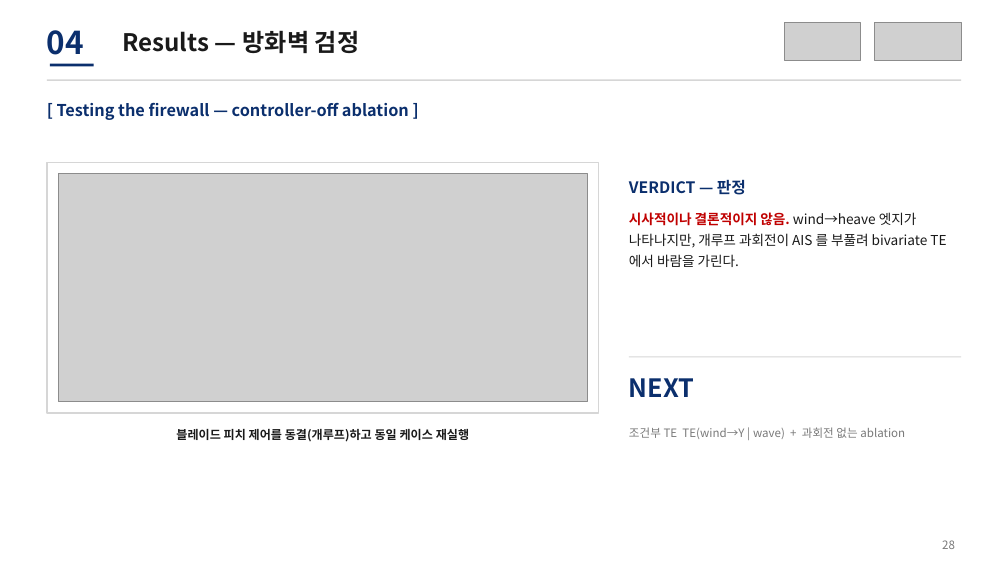
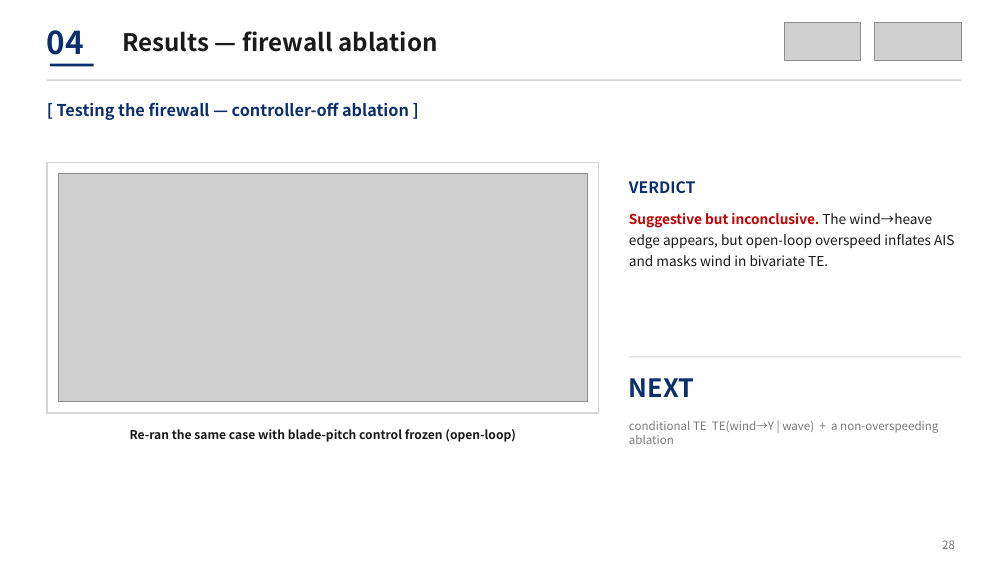
Before and after one commit to sinahdme/fowt-te-causal, a slide deck: slide 28 of reports/te-conference-talk-lab.pptx. Drawn at 1008x567 pixels with LibreOffice and Linux fonts; fonts in the diff are those of the drawing; grey boxes stand for pictures. Boxes give left, top, right and bottom in pixels: in the first picture for what was removed or moved away, otherwise in the second. Text is boxed around its words. In the diff, an @@ line names an element or a change of style, - is before the commit and + after.

```diff
--- a/reports/te-conference-talk-lab.pptx
+++ b/reports/te-conference-talk-lab.pptx
@@ text at [122, 31, 437, 52]: text changed @@
-Results — 방화벽 검정
+Results — firewall ablation
@@ text at [629, 181, 696, 194]: text changed @@
-VERDICT — 판정
+VERDICT
@@ text at [629, 213, 954, 266]: text changed @@
-시사적이나 결론적이지 않음. wind→heave 엣지가 나타나지만, 개루프 과회전이 AIS 를 부풀려 bivariate TE 에서 바람을 가린다.
+Suggestive but inconclusive. The wind→heave edge appears, but open-loop overspeed inflates AIS and masks wind in bivariate TE.
@@ text at [130, 429, 516, 442]: text changed @@
-블레이드 피치 제어를 동결(개루프)하고 동일 케이스 재실행
+Re-ran the same case with blade-pitch control frozen (open-loop)
@@ text at [629, 421, 938, 444]: text changed @@
-조건부 TE TE(wind→Y | wave) + 과회전 없는 ablation
+conditional TE TE(wind→Y | wave) + a non-overspeeding ablation
```
Also in this commit, not shown: 18 other slides changed, 13 slides added, 13 slides removed, 1 other file.
